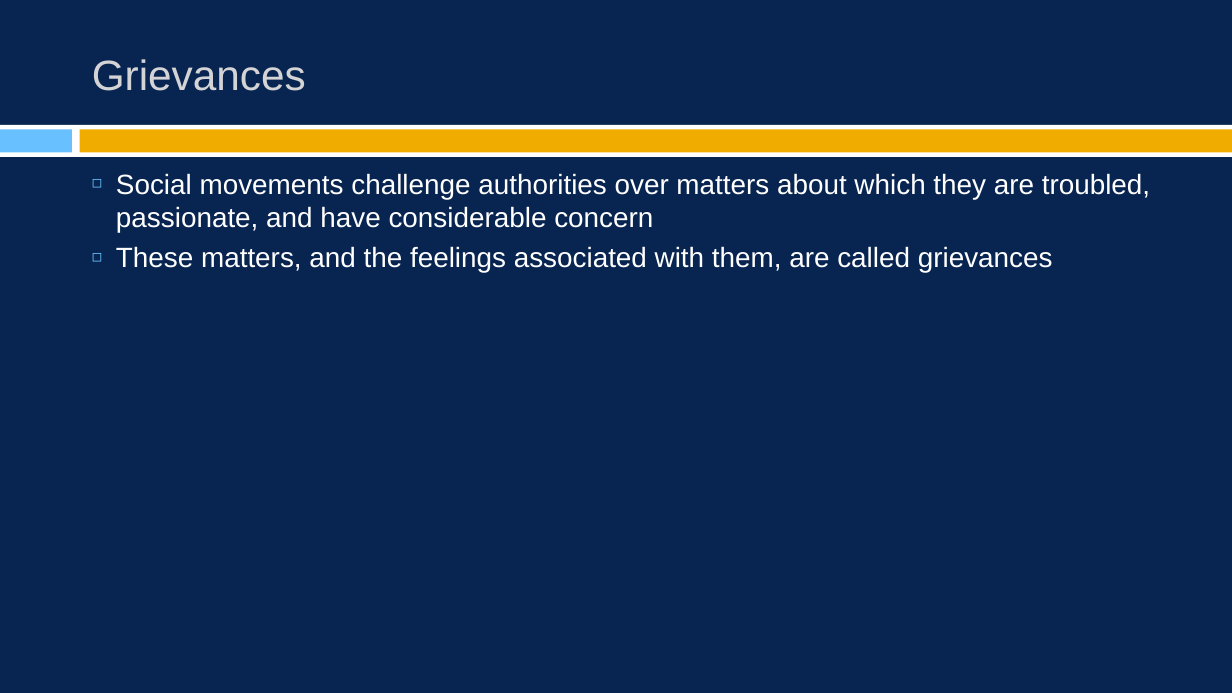
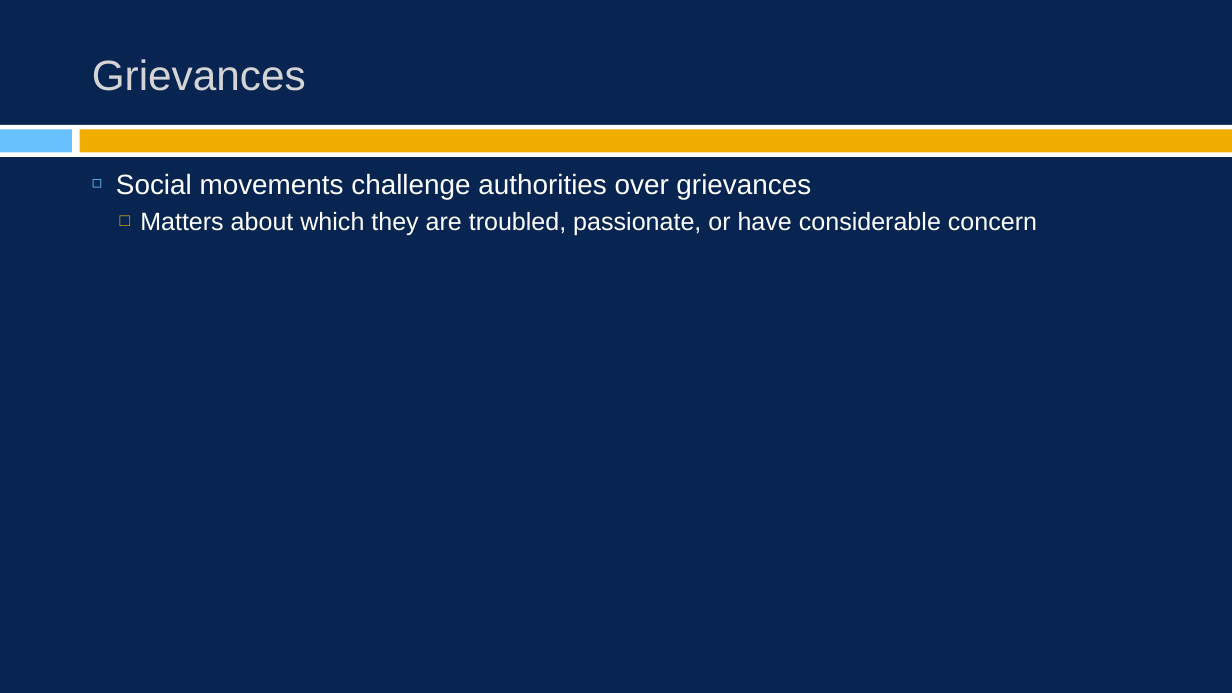
Before and after one commit to burrelvannjr/movements_csuf, a slide deck: slide 4 of ppts/notes/ch_2.pptx (slide 2 before the commit). Drawn at 1232x693 pixels with LibreOffice and Linux fonts; fonts in the diff are those of the drawing. Boxes give left, top, right and bottom in pixels: in the first picture for what was removed or moved away, otherwise in the second. Text is boxed around its words. In the diff, an @@ line names an element or a change of style, - is before the commit and + after.

```diff
--- a/ppts/notes/ch_2.pptx
+++ b/ppts/notes/ch_2.pptx
@@ text at [116,173,1037,235]: text changed; size 21.8 to 19.5 pt @@
-◻ Social movements challenge authorities over matters about which they are troubled, passionate, and have considerable concern
-◻ These matters, and the feelings associated with them, are called grievances
+◻ Social movements challenge authorities over grievances
+  □ Matters about which they are troubled, passionate, or have considerable concern
```
Also in this commit, not shown: 22 other slides changed, 7 slides added, 5 other files.
